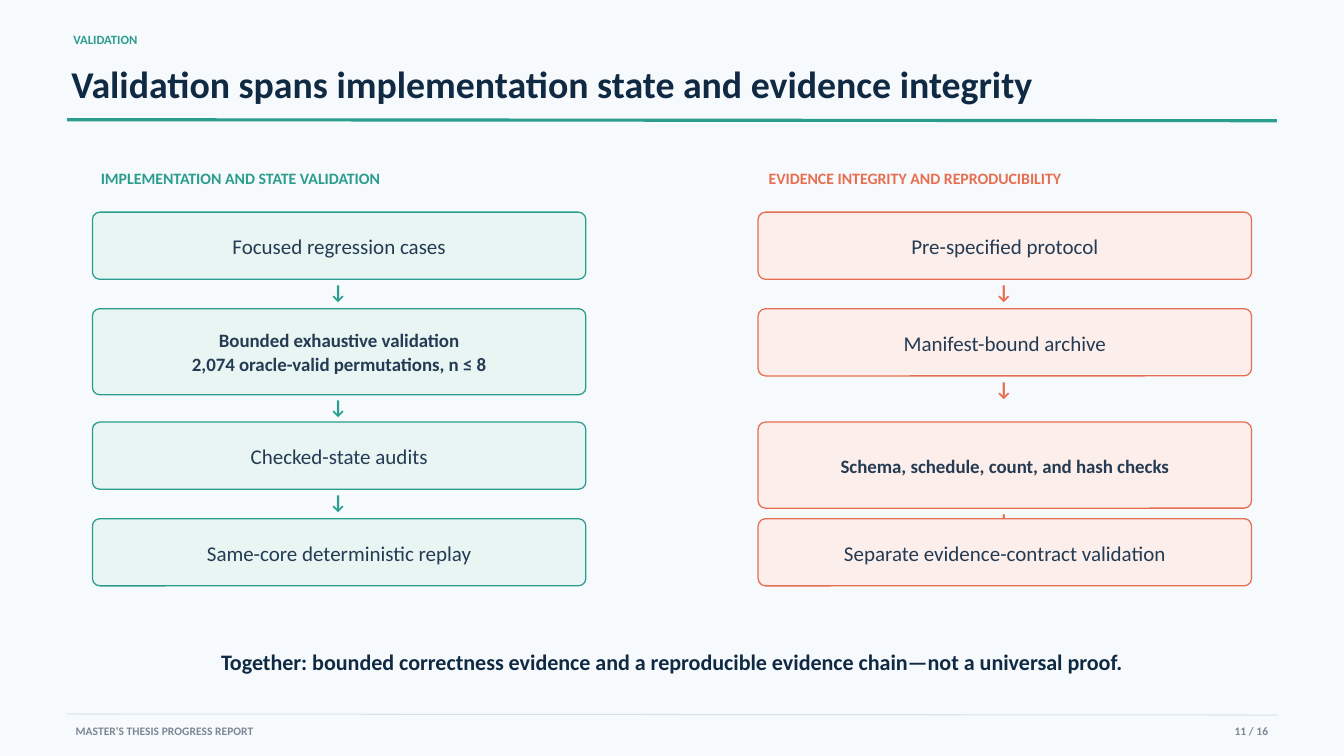
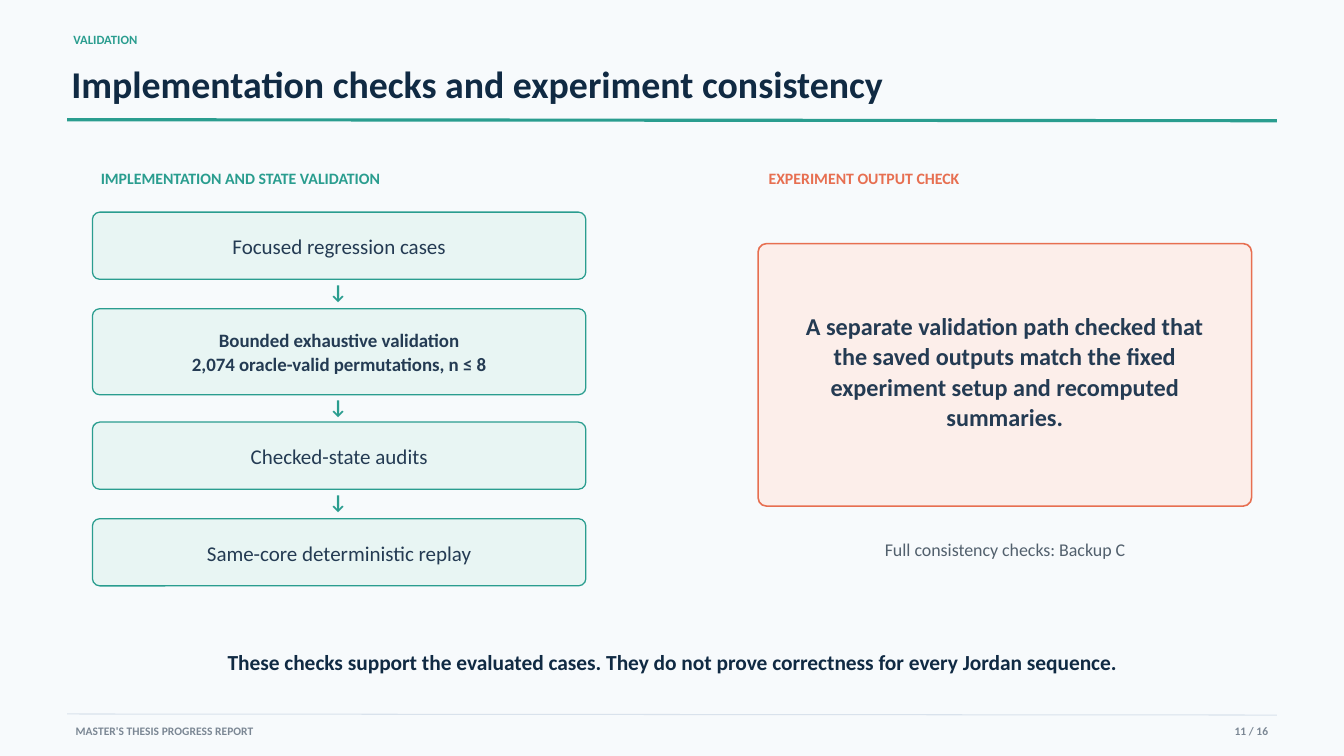
Before and after one commit to YixueWang983/jordan-sorting, a slide deck: slide 11 of presentations/progress_report/Jordan_Sorting_Progress_Report.pptx. Drawn at 1344x756 pixels with LibreOffice and Linux fonts; fonts in the diff are those of the drawing. Boxes give left, top, right and bottom in pixels: in the first picture for what was removed or moved away, otherwise in the second. Text is boxed around its words. In the diff, an @@ line names an element or a change of style, - is before the commit and + after.

```diff
--- a/presentations/progress_report/Jordan_Sorting_Progress_Report.pptx
+++ b/presentations/progress_report/Jordan_Sorting_Progress_Report.pptx
@@ text at (71, 71, 883, 104): text changed @@
-Validation spans implementation state and evidence integrity
+Implementation checks and experiment consistency
@@ text at (769, 173, 960, 184): text changed @@
-EVIDENCE INTEGRITY AND REPRODUCIBILITY
+EXPERIMENT OUTPUT CHECK
@@ rounded rectangle removed at (758, 212, 1252, 279) @@
@@ text removed at (911, 239, 1099, 258) @@
-Pre-specified protocol
@@ rounded rectangle: place and size @@
-rounded rectangle at (758, 309, 1252, 376)
+rounded rectangle at (758, 244, 1252, 506)
@@ rounded rectangle at (758, 244, 1252, 506): outline #E76F51 0.9 pt to #E76F51 1.13 pt; proportions changed @@
@@ text removed at (966, 276, 1042, 306) @@
-↓
@@ text added at (806, 318, 1203, 426), 17.2 pt, text #243B53, bold @@
+A separate validation path checked that the saved outputs match the fixed experiment setup and recomputed summaries.
@@ text removed at (904, 336, 1105, 351) @@
-Manifest-bound archive
@@ text removed at (966, 373, 1042, 402) @@
-↓
@@ rounded rectangle removed at (758, 422, 1252, 508) @@
@@ text removed at (841, 459, 1169, 476) @@
-Schema, schedule, count, and hash checks
@@ text removed at (966, 505, 1042, 534) @@
-↓
@@ rounded rectangle removed at (758, 519, 1252, 587) @@
@@ text removed at (844, 546, 1166, 565) @@
-Separate evidence-contract validation
@@ text added at (885, 543, 1126, 559), 12.8 pt, text #52606D @@
+Full consistency checks: Backup C
@@ text at (228, 655, 1117, 674): text changed; size 15.8 to 15.3 pt @@
-Together: bounded correctness evidence and a reproducible evidence chain—not a universal proof.
+These checks support the evaluated cases. They do not prove correctness for every Jordan sequence.
```
Also in this commit, not shown: 9 other slides changed, 5 other files.
